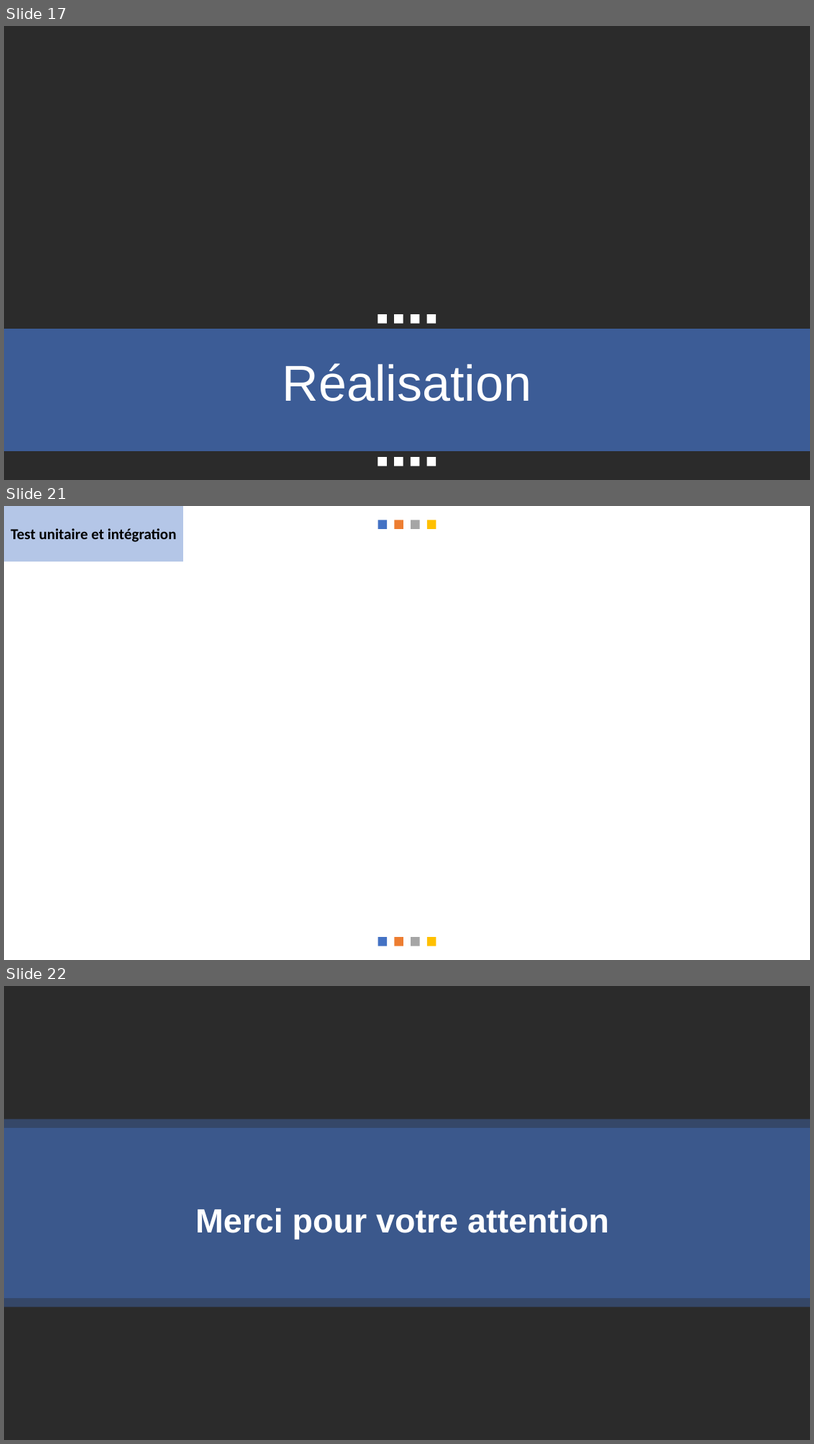
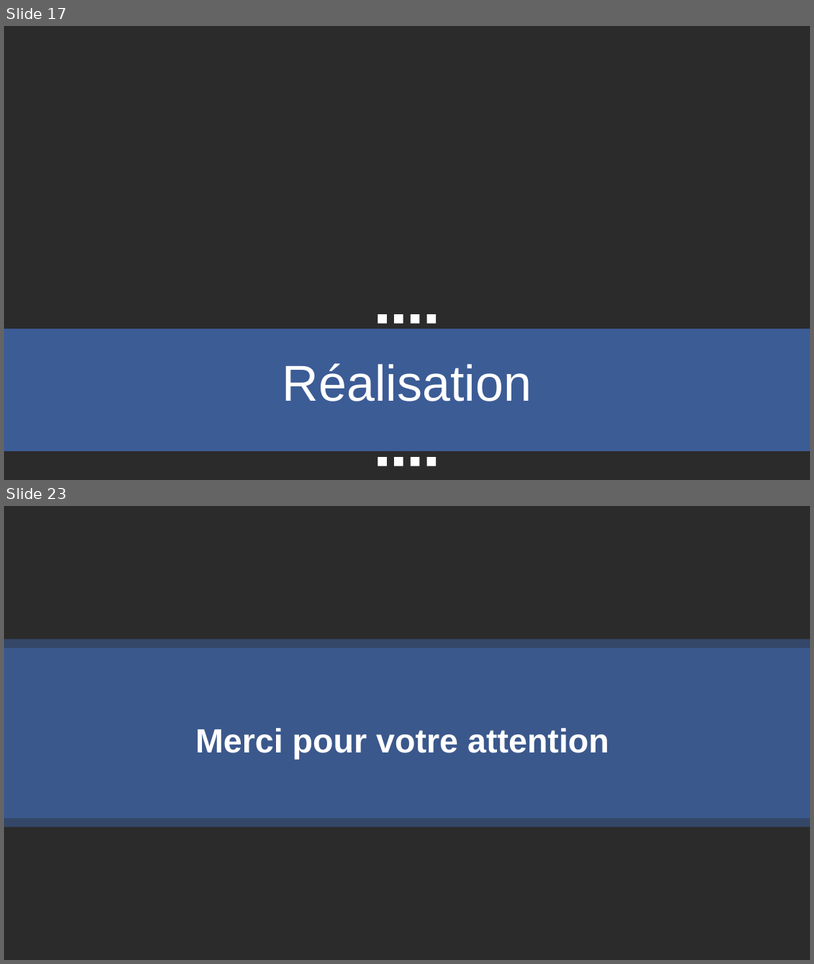
Before and after one commit to messaoudibrahim/Memoire, a slide deck: DIAPO/Présentation.pptx. Shown one above the other, each under a label of ours: slides 17, 21 and 22 before the commit, slides 17 and 23 after it; the slides between them are not shown. The pictures are 814x1444 and 814x964 pixels, drawn with LibreOffice and Linux fonts; fonts in the diff are those of the drawing; background and template pictures are left out; a plain dark background stands for a picture behind light text. Boxes give left, top, right and bottom in pixels: in the first picture for what was removed or moved away, otherwise in the second. Text is boxed around its words. In the diff, an @@ line names an element or a change of style, - is before the commit and + after.

```diff
--- a/DIAPO/Présentation.pptx
+++ b/DIAPO/Présentation.pptx
@@ slide 21 removed at [4, 506, 810, 960], background #FFFFFF @@
@@ rectangle removed at [4, 506, 183, 561] @@
-Test unitaire et intégration
@@ group removed at [378, 520, 437, 529]: 4 rectangles @@
@@ group removed at [378, 937, 437, 946]: 4 rectangles @@
@@ what was slide 22 is now slide 23 @@
```
Also in this commit, not shown: 6 slides changed, 5 slides added, 3 other slides removed, 9 other files.
